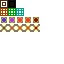
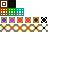
The second (64, 64) image is a revision of the first. Changes to its layers:
painted on "Background" over [40, 17, 48, 32]
